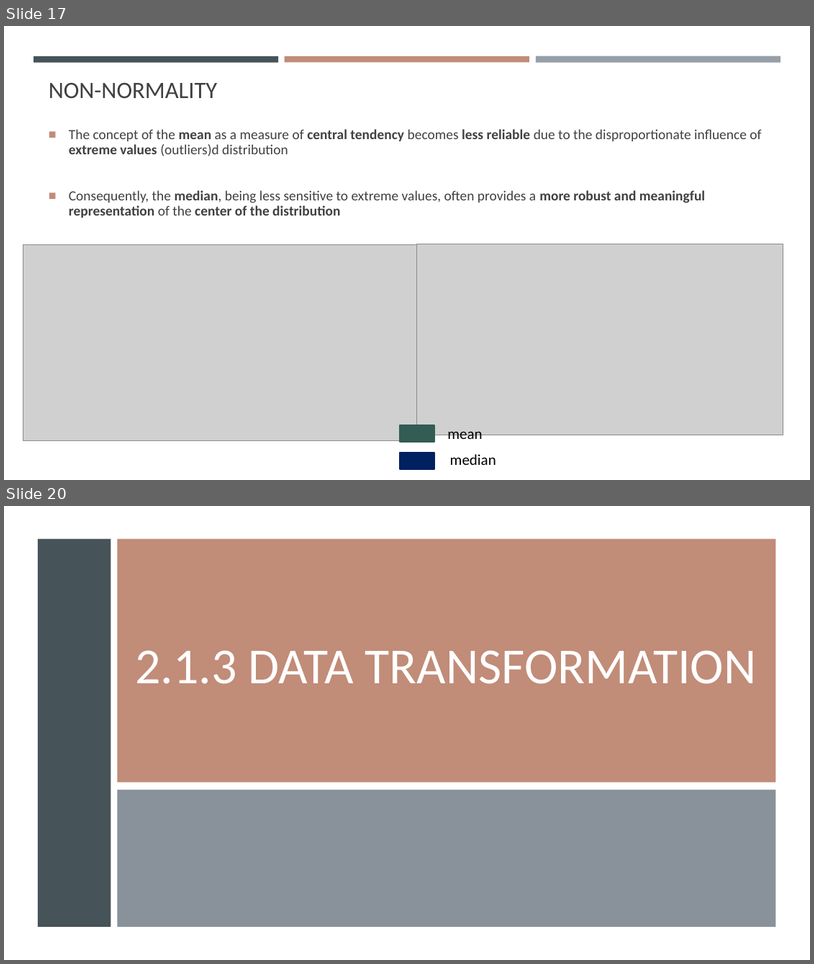
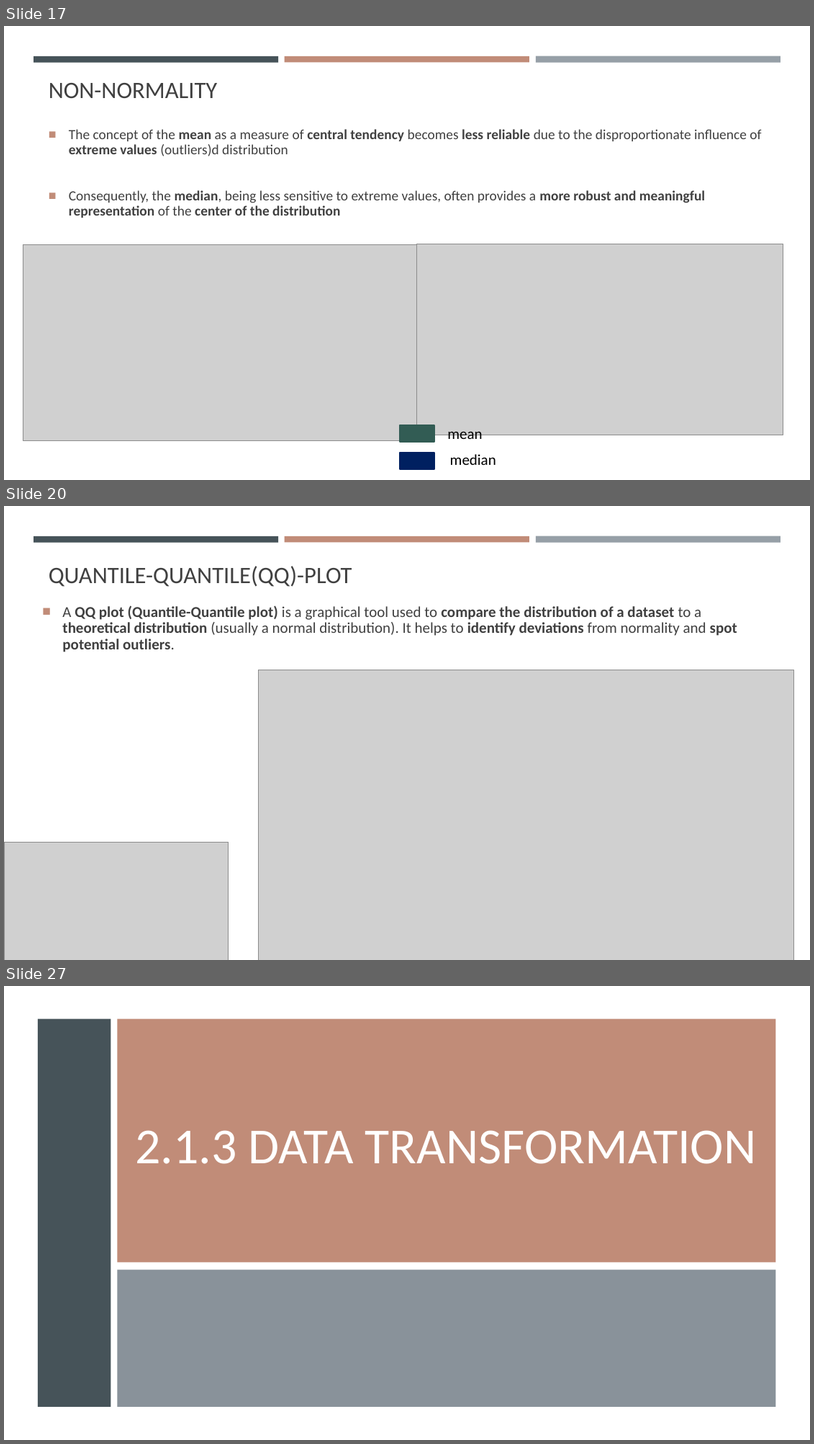
Before and after one commit to gisynw/geog-247, a slide deck: docs/Lectures/Week03/Week03_DataExploration.pptx. Shown one above the other, each under a label of ours: slides 17 and 20 before the commit, slides 17, 20 and 27 after it; the slides between them are not shown. The pictures are 814x964 and 814x1444 pixels, drawn with LibreOffice and Linux fonts; fonts in the diff are those of the drawing; grey boxes stand for pictures. Boxes give left, top, right and bottom in pixels: in the first picture for what was removed or moved away, otherwise in the second. Text is boxed around its words. In the diff, an @@ line names an element or a change of style, - is before the commit and + after.

```diff
--- a/docs/Lectures/Week03/Week03_DataExploration.pptx
+++ b/docs/Lectures/Week03/Week03_DataExploration.pptx
@@ slide 20 added at (x1=4, y1=506, x2=810, y2=960), background #FFFFFF; not listed: 3 template elements that a slide beside it also shows @@
@@ title added at (x1=49, y1=566, x2=352, y2=587), 28 pt, text #404040 @@
+QUANTILE-QUANTILE(QQ)-PLOT
@@ text added at (x1=62, y1=605, x2=738, y2=652), 18 pt, text #404040, bold @@
+■ A QQ plot (Quantile-Quantile plot) is a graphical tool used to compare the distribution of a dataset to a theoretical distribution (usually a normal distribution). It helps to identify deviations from normality and spot potential outliers.
@@ picture added at (x1=259, y1=670, x2=794, y2=960) @@
@@ picture added at (x1=4, y1=842, x2=229, y2=960) @@
@@ what was slide 20 is now slide 27 @@
```
Also in this commit, not shown: 1 slide changed, 10 other slides added, 3 slides removed, 10 other files.
